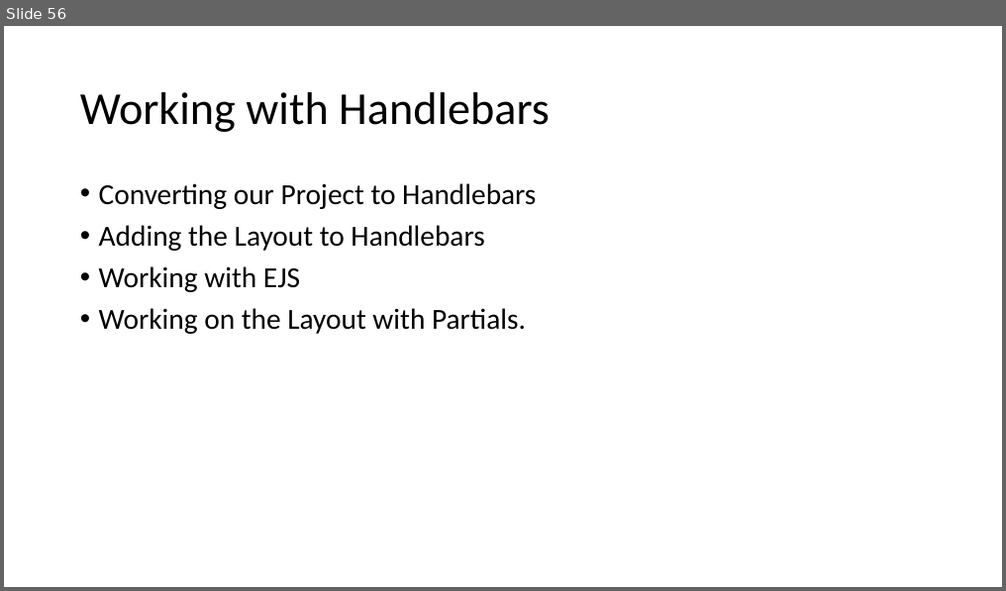
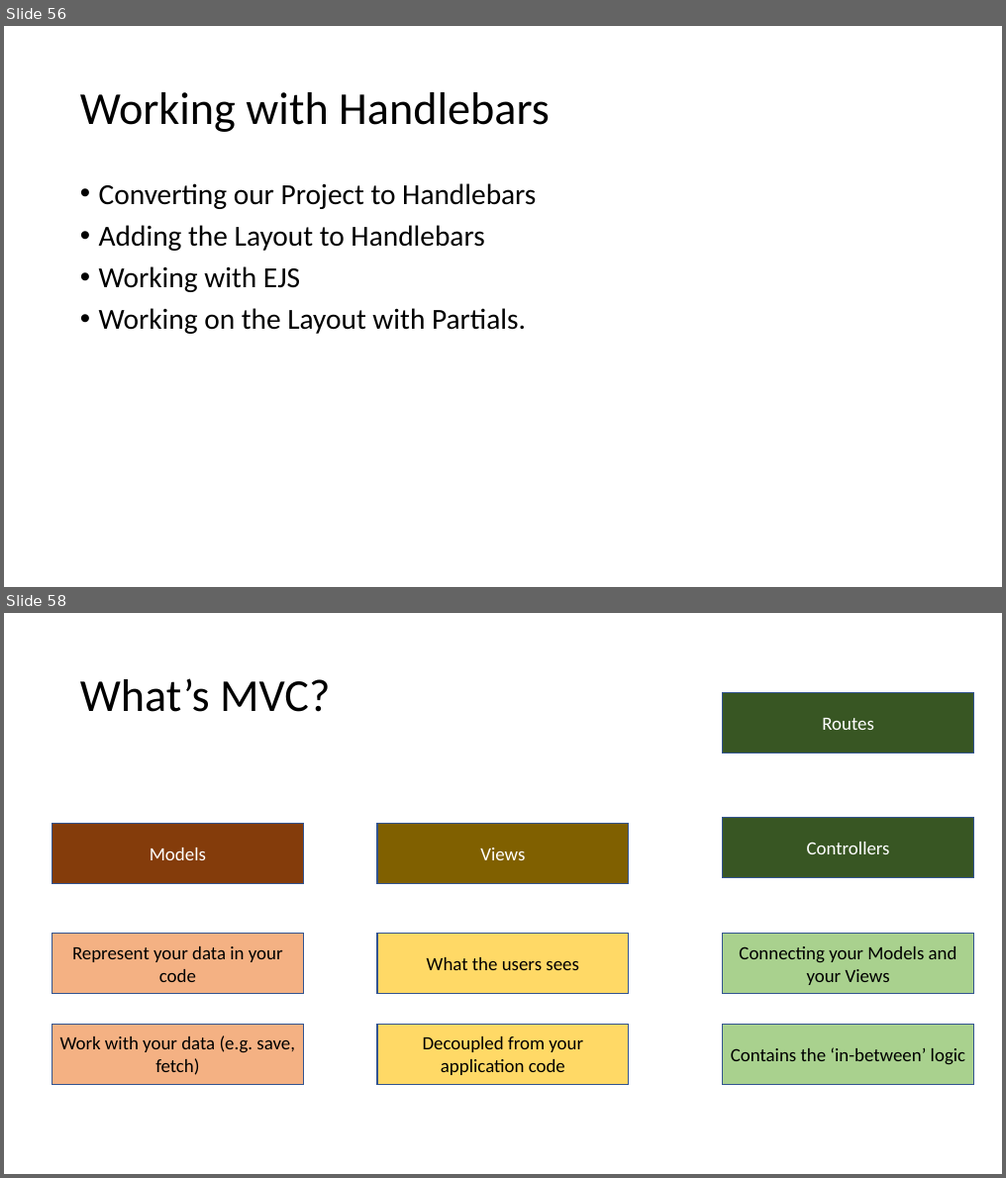
Before and after one commit to PiyushChaturvedii/Batch04, a slide deck: What is Node.pptx. Shown one above the other, each under a label of ours: slide 56 before the commit, slides 56 and 58 after it; the slides between them are not shown. The pictures are 1006x591 and 1006x1178 pixels, drawn with LibreOffice and Linux fonts; fonts in the diff are those of the drawing. Boxes give left, top, right and bottom in pixels: in the first picture for what was removed or moved away, otherwise in the second. Text is boxed around its words. In the diff, an @@ line names an element or a change of style, - is before the commit and + after.

```diff
--- a/What is Node.pptx
+++ b/What is Node.pptx
@@ slide 58 added at bbox=[4, 613, 1002, 1174], background #FFFFFF @@
@@ title added at bbox=[80, 678, 330, 712], 44 pt, text #000000 @@
+What’s MVC?
@@ rectangle added at bbox=[723, 693, 974, 754], fill #385723, outline #325491 1 pt, 18 pt, text #FFFFFF @@
+Routes
@@ rectangle added at bbox=[723, 817, 974, 878], fill #385723, outline #325491 1 pt, 18 pt, text #FFFFFF @@
+Controllers
@@ rectangle added at bbox=[52, 823, 303, 884], fill #843C0B, outline #325491 1 pt, 18 pt, text #FFFFFF @@
+Models
@@ rectangle added at bbox=[377, 823, 629, 884], fill #806000, outline #325491 1 pt, 18 pt, text #FFFFFF @@
+Views
@@ rectangle added at bbox=[52, 934, 303, 994], fill #F4B183, outline #325491 1 pt, 18 pt, text #000000 @@
+Represent your data in your code
@@ rectangle added at bbox=[377, 934, 629, 994], fill #FFD966, outline #325491 1 pt, 18 pt, text #000000 @@
+What the users sees
@@ rectangle added at bbox=[723, 934, 974, 994], fill #A9D18E, outline #325491 1 pt, 18 pt, text #000000 @@
+Connecting your Models and your Views
@@ rectangle added at bbox=[52, 1024, 303, 1084], fill #F4B183, outline #325491 1 pt, 18 pt, text #000000 @@
+Work with your data (e.g. save, fetch)
@@ rectangle added at bbox=[377, 1024, 629, 1084], fill #FFD966, outline #325491 1 pt, 18 pt, text #000000 @@
+Decoupled from your application code
@@ rectangle added at bbox=[723, 1024, 974, 1084], fill #A9D18E, outline #325491 1 pt, 18 pt, text #000000 @@
+Contains the ‘in-between’ logic
```
Also in this commit, not shown: 3 other slides added, 31 other files.
